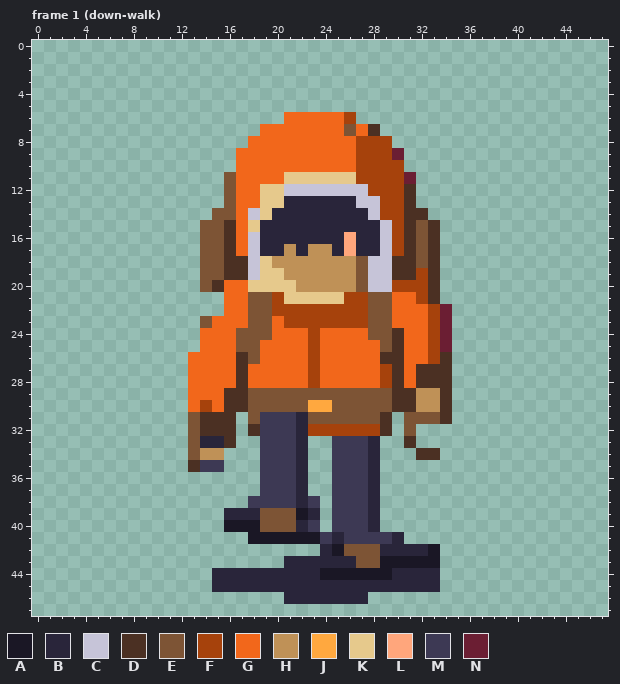
Pixel-art file: art/companion-48/review-place/work/pawn-aseprite/pawn.aseprite. The picture above was drawn from the file before the commit.
48x48 pixels, 28 frames. Shown: frame 1 (down-walk). The commit also changed other frames, which this record leaves out.
Palette (. is transparent): A #1a1725  B #29253a  C #c6c4d8  D #4b3023  E #7d5435  F #a6420c  G #f2671b  H #bf9157  J #ffa83f  K #e6c98c  L #ffa67c  M #3d3954  N #6b1e33
Pixels before, frame 1 (down-walk), first column x 13:
 6 ........GGGGGF........
 7 ......GGGGGGGEGD......
 8 .....GGGGGGGGGFFF.....
 9 ....GGGGGGGGGGFFFN....
10 ....GGGGGGGGGGFFFF....
11 ...EGGGGKKKKKKFFFFN...
12 ...EGGKKCCCCCCCFFFD...
13 ...EGGKKBBBBBBCCFFD...
14 ..EEGCKBBBBBBBBCFFDD..
15 .EEDGKBBBBBBBBBBCFDED.
16 .EEDGCBBBBBBBLBBCFDED.
17 .EEDGCBBHBHHBLBBCFDED.
18 .EEDDCKHHHHHHHECCDDED.
19 .EEDDCKKHHHHHHECCDDFD.
20 .EDGGKKKKHHHHHECCFFFD.
21 ...GGEEFKKKKKFFEEGGFD.
22 ...GGEEFFFFFFFFEEGGGFN
23 .EGGGEEGFFFFFFFEEGGGFN
24 .GGGEEEGGGFGGGGEEDGGFN
25 .GGGEEGGGGFGGGGGEDGGFN
26 GGGGDEGGGGFGGGGGDDGGFD
27 GGGGDGGGGGFGGGGGFDGDDD
28 GGGGDGGGGGFGGGGGFDGDDD
29 GGGDDEEEEEEEEEEEEDDHHD
30 GFGDDEEEEEJJEEEEEDDHHD
31 EDDD.EMMMBEEEEEED.EEED
32 EDDD.DMMMBFFFFFFD.E...
33 EBBD..MMMB..MMMB..D...
34 EHH...MMMB..MMMB...DD.
35 DMM...MMMB..MMMB......
36 ......MMMB..MMMB......
37 ......MMMB..MMMB......
38 .....MMMMBM.MMMB......
39 ...BBBEEEAB.MMMB......
40 ...AAAEEEBM.MMMB......
41 .....AAAAAAMBMMMMB....
42 ...........BAEEEBBBBA.
43 ........BBBBBBEEAAAAA.
44 ..BBBBBBBBBAAAAAABBBB.
45 ..BBBBBBBBBBBBBBBBBBB.
46 ........BBBBBBB.......
After:
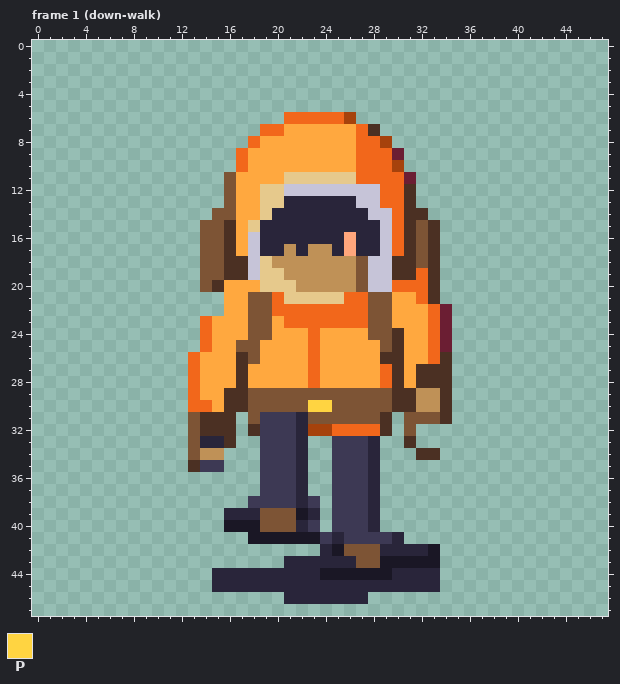
Colours new in this view: P #ffd441
Difference:
Frame 1 (down-walk):
y 7: x 21..26 GGGGGE -> JJJJJJ
y 8: x 19..28 GGGGGGGGFF -> JJJJJJJJGG
y 9..10: x 18..29 GGGGGGGGGFFF -> JJJJJJJJJGGG
y 11: x 17..20 GGGG -> JJJJ; x 27..30 FFFF -> GGGG
y 12: x 17..18 GG -> JJ; x 28..30 FFF -> CGG
y 13: x 17..18 GG -> JJ; x 29..30 FF -> GG
y 14: x 17..18 GC -> JJ; x 29..30 FF -> CG
y 15..17: x 17 G -> J; x 30 F -> G
y 19: x 32 F -> G
y 20: x 16..18 GGK -> JJJ; x 30..32 FFF -> GGG
y 21: x 16..17 GG -> JJ; x 20 F -> G; x 26..27 FF -> GG; x 30..32 GGF -> JJG
y 22: x 16..17 GG -> JJ; x 20..27 FFFFFFFF -> GGGGGGGG; x 30..33 GGGF -> JJJG
y 23: x 14..17 EGGG -> GJJJ; x 20..27 GFFFFFFF -> JGGGGGGG; x 30..33 GGGF -> JJJG
y 24: x 15..17 GGE -> JJJ; x 20..27 GGGFGGGG -> JJJGJJJJ; x 31..33 GGF -> JJG
y 25: x 15..16 GG -> JJ; x 19..28 GGGGFGGGGG -> JJJJGJJJJJ; x 31..33 GGF -> JJG
y 26: x 14..16 GGG -> JJJ; x 19..28 GGGGFGGGGG -> JJJJGJJJJJ; x 31..33 GGF -> JJG
y 27..28: x 14..16 GGG -> JJJ; x 18..29 GGGGGFGGGGGF -> JJJJJGJJJJJG; x 31 G -> J
y 29: x 14..15 GG -> JJ
y 30: x 14..15 FG -> GJ; x 23..24 JJ -> PP
y 32: x 25..28 FFFF -> GGGG
Boxes around the changes in both pictures, in picture pixels (x1, y1, x2, y2):
changed: (200, 124, 440, 436)
